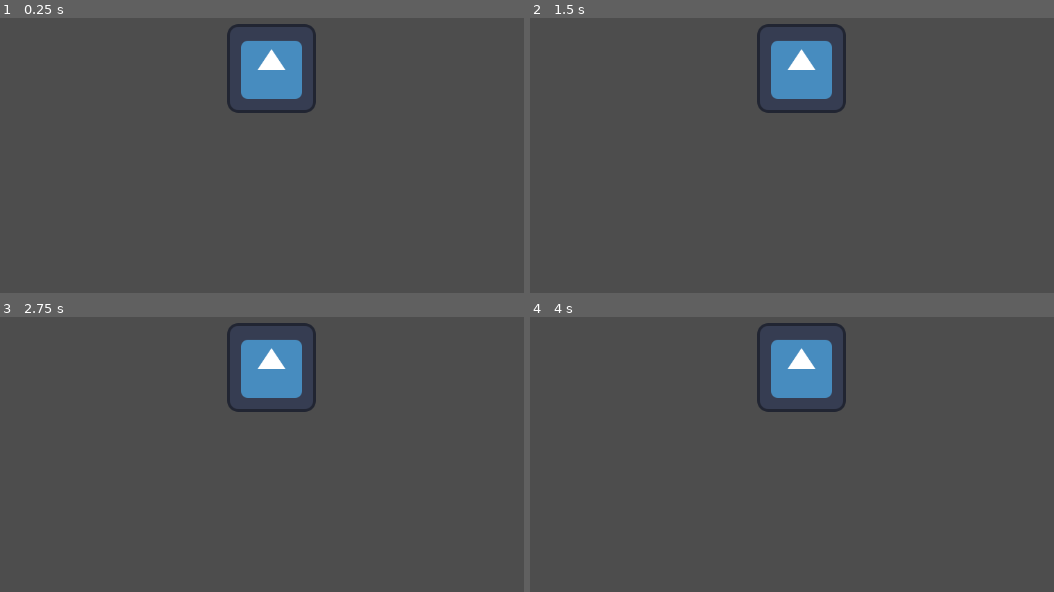
Above: before the commit, frames 1-4 (two rows, left to right).
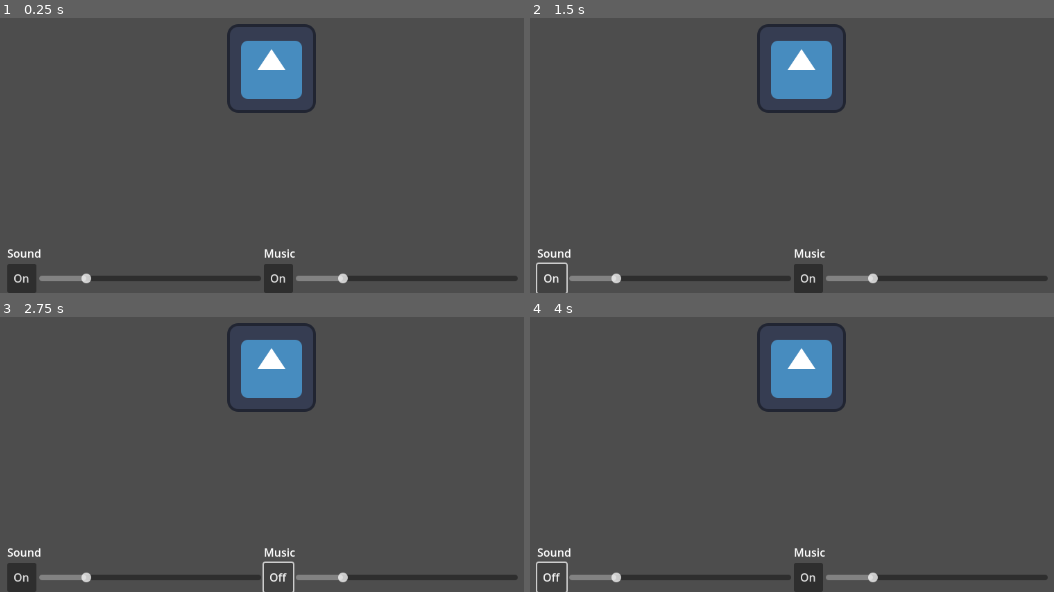
Above: after the commit, the same moments.

Repository: coderaurus/ld-57
Game: Godot game, scene res://scenes/main.tscn
Two runs of this game, one before a commit and one after it. Both use one fixed random seed, a clock stepped at 60 frames per second and the inputs below. The engine's default icon, where the game draws it, is replaced by a stand-in: a white triangle on a blue panel in a dark square.
Inputs (mouse positions are in pixels of both pictures, inside the frame that each line leads up to):
- Up to frame 1 (0.25 s): no input
- Up to frame 2 (1.5 s): click (550, 279) at 0.5 s, where only the run after the commit has a clickable "On"; click (550, 279) at 1.25 s, where only the run after the commit has a clickable "Off"
- Up to frame 3 (2.75 s): click (277, 578) at 2 s, where only the run after the commit has a clickable "On"
- Up to frame 4 (4 s): click (807, 578) at 2.75 s, where only the run after the commit has a clickable "Off"; click (550, 578) at 3.5 s, where only the run after the commit has a clickable "On"

The runs differ from the first frame. In frame 1, 2.9% of the frame differs, in the area x 1-99%, y 84-100%; in frame 2, 2.5%; in frame 3, 2.6%; in frame 4, 2.5%.

Commit message:
Add audio management

Diff:
--- a/project.godot
+++ b/project.godot
@@ -13,7 +13,12 @@
 config/name="Ludum Dare 57"
 run/main_scene="res://scenes/main.tscn"
 config/features=PackedStringArray("4.3", "GL Compatibility")
-config/icon="res://icon.svg"
+config/icon="res://builds/jam/html5.png"
+
+[autoload]
+
+Music="*res://scenes/global/music_manager.tscn"
+Sound="*res://scenes/global/sound_manager.tscn"
 
 [rendering]
 
--- /dev/null
+++ b/scenes/global/music_manager.tscn
@@ -0,0 +1,7 @@
+[gd_scene load_steps=2 format=3 uid="uid://cx46n2fmckmo6"]
+
+[ext_resource type="Script" path="res://scripts/singletons/MusicManager.gd" id="1_mq1t3"]
+
+[node name="MusicManager" type="AudioStreamPlayer"]
+volume_db = -15.0
+script = ExtResource("1_mq1t3")
--- /dev/null
+++ b/scenes/global/sound_manager.tscn
@@ -0,0 +1,7 @@
+[gd_scene load_steps=2 format=3 uid="uid://bbh2q3htug4jc"]
+
+[ext_resource type="Script" path="res://scripts/singletons/SoundManager.gd" id="1_j327r"]
+
+[node name="SoundManager" type="AudioStreamPlayer"]
+volume_db = -15.0
+script = ExtResource("1_j327r")
--- a/scenes/main.tscn
+++ b/scenes/main.tscn
@@ -1,9 +1,84 @@
-[gd_scene load_steps=2 format=3 uid="uid://bb4u3ujfosw1t"]
+[gd_scene load_steps=3 format=3 uid="uid://bb4u3ujfosw1t"]
 
 [ext_resource type="Texture2D" uid="uid://svxn5curuy82" path="res://icon.svg" id="1_1mr3q"]
+[ext_resource type="Script" path="res://scripts/ui/menu.gd" id="4_ui60o"]
 
 [node name="Main" type="Node2D"]
 
 [node name="Icon" type="Sprite2D" parent="."]
 position = Vector2(589, 324)
 texture = ExtResource("1_1mr3q")
+
+[node name="Camera" type="Camera2D" parent="."]
+position = Vector2(576, 324)
+
+[node name="CanvasLayer" type="CanvasLayer" parent="."]
+
+[node name="Menu" type="Control" parent="CanvasLayer"]
+layout_mode = 3
+anchors_preset = 15
+anchor_right = 1.0
+anchor_bottom = 1.0
+grow_horizontal = 2
+grow_vertical = 2
+script = ExtResource("4_ui60o")
+
+[node name="HBoxContainer" type="HBoxContainer" parent="CanvasLayer/Menu"]
+layout_mode = 1
+anchors_preset = 7
+anchor_left = 0.5
+anchor_top = 1.0
+anchor_right = 0.5
+anchor_bottom = 1.0
+offset_left = -368.0
+offset_top = -69.0
+offset_right = 368.0
+grow_horizontal = 2
+grow_vertical = 0
+
+[node name="Sound" type="VBoxContainer" parent="CanvasLayer/Menu/HBoxContainer"]
+layout_mode = 2
+
+[node name="Label" type="Label" parent="CanvasLayer/Menu/HBoxContainer/Sound"]
+layout_mode = 2
+text = "Sound"
+
+[node name="HBoxContainer" type="HBoxContainer" parent="CanvasLayer/Menu/HBoxContainer/Sound"]
+layout_mode = 2
+
+[node name="ToggleSound" type="Button" parent="CanvasLayer/Menu/HBoxContainer/Sound/HBoxContainer"]
+custom_minimum_size = Vector2(42, 42)
+layout_mode = 2
+text = "On"
+
+[node name="SoundSlider" type="HSlider" parent="CanvasLayer/Menu/HBoxContainer/Sound/HBoxContainer"]
+custom_minimum_size = Vector2(320, 42)
+layout_mode = 2
+max_value = 1.0
+step = 0.05
+
+[node name="Music" type="VBoxContainer" parent="CanvasLayer/Menu/HBoxContainer"]
+layout_mode = 2
+
+[node name="Label" type="Label" parent="CanvasLayer/Menu/HBoxContainer/Music"]
+layout_mode = 2
+text = "Music"
+
+[node name="HBoxContainer" type="HBoxContainer" parent="CanvasLayer/Menu/HBoxContainer/Music"]
+layout_mode = 2
+
+[node name="ToggleMusic" type="Button" parent="CanvasLayer/Menu/HBoxContainer/Music/HBoxContainer"]
+custom_minimum_size = Vector2(42, 42)
+layout_mode = 2
+text = "On"
+
+[node name="MusicSlider" type="HSlider" parent="CanvasLayer/Menu/HBoxContainer/Music/HBoxContainer"]
+custom_minimum_size = Vector2(320, 42)
+layout_mode = 2
+max_value = 1.0
+step = 0.05
+
+[connection signal="pressed" from="CanvasLayer/Menu/HBoxContainer/Sound/HBoxContainer/ToggleSound" to="CanvasLayer/Menu" method="_on_toggle_sound_pressed"]
+[connection signal="value_changed" from="CanvasLayer/Menu/HBoxContainer/Sound/HBoxContainer/SoundSlider" to="CanvasLayer/Menu" method="_on_sound_slider_value_changed"]
+[connection signal="pressed" from="CanvasLayer/Menu/HBoxContainer/Music/HBoxContainer/ToggleMusic" to="CanvasLayer/Menu" method="_on_toggle_music_pressed"]
+[connection signal="value_changed" from="CanvasLayer/Menu/HBoxContainer/Music/HBoxContainer/MusicSlider" to="CanvasLayer/Menu" method="_on_music_slider_value_changed"]
--- /dev/null
+++ b/scripts/singletons/MusicManager.gd
@@ -0,0 +1,71 @@
+extends AudioStreamPlayer
+
+
+@export var ost : Dictionary = {}
+var fade_step = 5
+var stored_db = 0
+
+const MUTE_DB = -80
+const MAX_DB = 0
+
+
+func _ready():
+	song("test")
+
+func song_playing(song):
+	for key in ost.keys():
+		if stream == ost.get(key) and key == song:
+			return true
+	return false
+
+func toggle() -> bool:
+	if volume_db == MUTE_DB:
+		unmute_music()
+		return true
+	else:
+		mute_music()
+		return false
+
+func mute_music():
+	stored_db = volume_db
+	volume_db = MUTE_DB
+
+func unmute_music():
+	volume_db = stored_db
+#	print("Unmute music to %s" % stored_db)
+	Sound.sound("click")
+
+
+func fade():
+	while volume_db > MUTE_DB:
+		volume_db -= fade_step
+		await get_tree().create_timer(0.1).timeout
+	stream_paused = true
+	stream = null
+	stop()
+
+func song(song = "", fade = false):
+	if song_playing(song):
+		return
+
+	stop()
+	var last_song = stream
+	if ost.has(song) and stream != ost.get(song):
+		if fade and stream != null:
+			while volume_db > MUTE_DB:
+				volume_db -= fade_step
+				await get_tree().create_timer(0.05).timeout
+		stop()
+		stream = ost.get(song)
+		if fade:
+			while volume_db < stored_db:
+				volume_db = clamp(volume_db + fade_step, MUTE_DB, stored_db)
+				await get_tree().create_timer(0.05).timeout
+		play()
+#		print("Playing now ", stream)
+		emit_signal("finished", last_song)
+
+
+func on_range_change(value):
+	volume_db = value
+	Sound.sound("click")
--- /dev/null
+++ b/scripts/singletons/SoundManager.gd
@@ -0,0 +1,48 @@
+extends AudioStreamPlayer
+
+@export var sounds : Dictionary = {}
+var stored_db = 0
+const MUTE_DB = -80
+const MAX_DB = 0
+
+
+func toggle() -> bool:
+	if volume_db == MUTE_DB:
+		unmute_sounds()
+		return true
+	else:
+		mute_sounds()
+		return false
+
+
+func mute_sounds():
+	stored_db = volume_db
+	volume_db = MUTE_DB
+
+func unmute_sounds():
+	volume_db = stored_db
+#	print("Unmute sound to %s" % stored_db)
+	sound("click")
+
+func sound(sfx_name = ""):
+	if sounds.has(sfx_name):
+		stream = sounds.get(sfx_name)
+		play_sound(0.0, volume_db)
+
+func play_sound(from_position=0.0, volume = MUTE_DB):
+#	var asp = self.duplicate(DUPLICATE_USE_INSTANCING)
+	var asp = AudioStreamPlayer.new()
+	add_child(asp)
+	if volume > MUTE_DB:
+		asp.volume_db = volume
+	else:
+		asp.volume_db = volume_db
+	asp.stream = stream
+	asp.play()
+	await asp.finished
+	asp.queue_free()
+
+
+func on_range_changed(value):
+	volume_db = value
+	sound("click")
--- /dev/null
+++ b/scripts/ui/menu.gd
@@ -0,0 +1,21 @@
+extends Control
+
+
+func _ready() -> void:
+	$HBoxContainer/Sound/HBoxContainer/SoundSlider.value = db_to_linear(Sound.volume_db)
+	$HBoxContainer/Music/HBoxContainer/MusicSlider.value = db_to_linear(Music.volume_db)
+
+func _on_toggle_sound_pressed() -> void:
+	$HBoxContainer/Sound/HBoxContainer/ToggleSound.text = "On" if Sound.toggle() else "Off"
+
+
+func _on_sound_slider_value_changed(value: float) -> void:
+	Sound.on_range_changed(linear_to_db(value))
+
+
+func _on_toggle_music_pressed() -> void:
+	$HBoxContainer/Music/HBoxContainer/ToggleMusic.text = "On" if Music.toggle() else "Off"
+
+
+func _on_music_slider_value_changed(value: float) -> void:
+	Music.on_range_change(linear_to_db(value))
